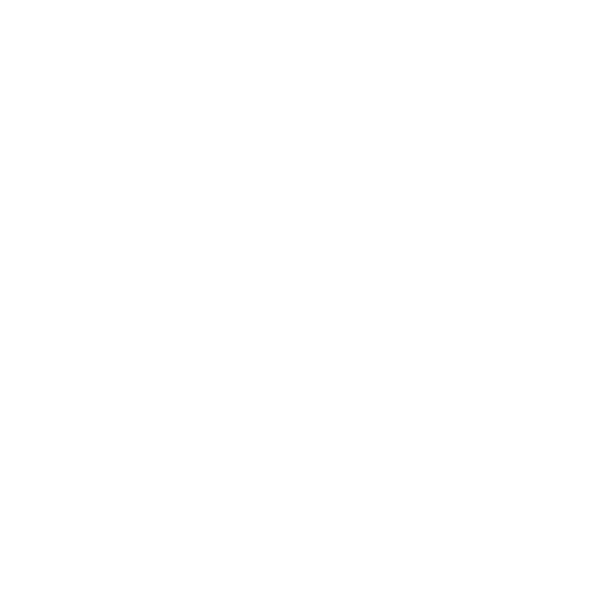
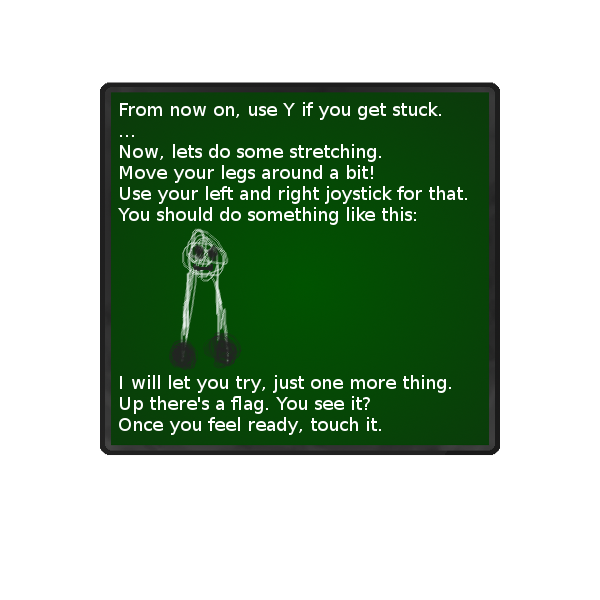
The second w=600, h=600 image is a revision of the first. Changes to its layers:
added layer "Guy" above "From now on, use Y if you get ..." over [left=169, top=228, right=242, bottom=371]
added layer "From now on, use Y if you get ..." above "Background" over [left=118, top=102, right=467, bottom=435]
painted on "Background" over [left=100, top=82, right=500, bottom=456]
